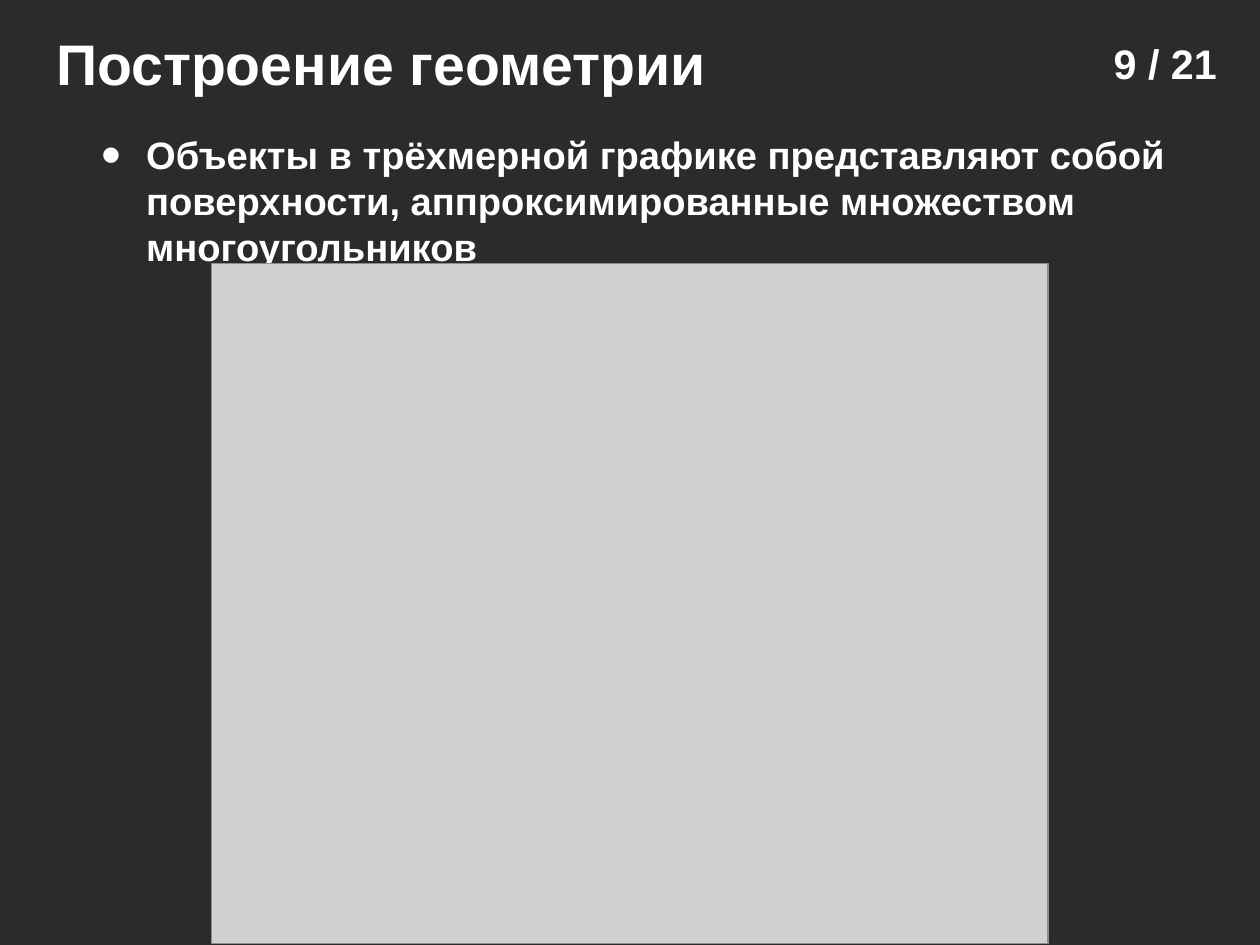
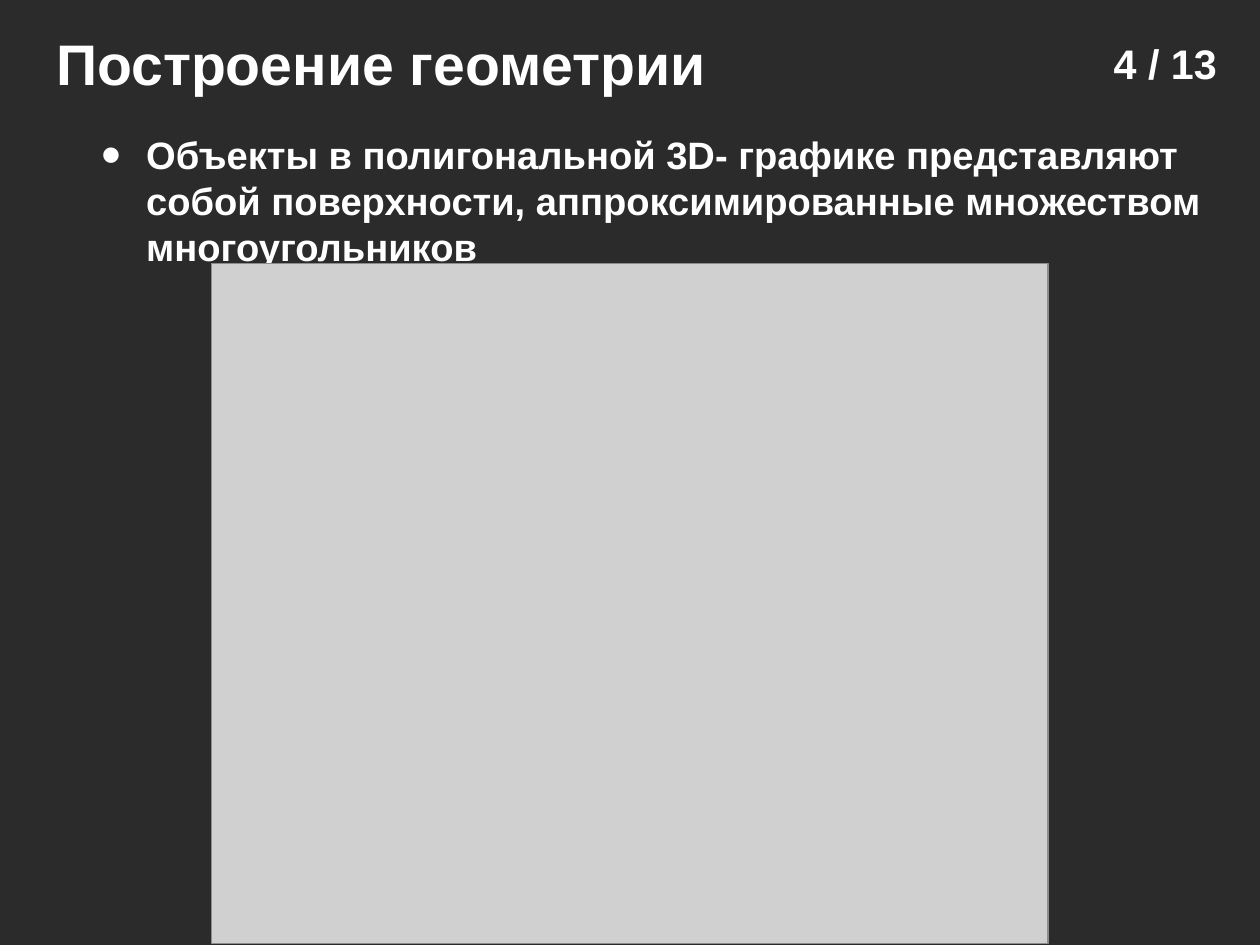
Before and after one commit to icosaeder/vr-lect, a slide deck: slide 4 of Лекции/Лекция 2/Лекция №2.odp (slide 9 before the commit). Drawn at 1260x945 pixels with LibreOffice and Linux fonts; fonts in the diff are those of the drawing; grey boxes stand for pictures; background and template pictures are left out; a plain dark background stands for a picture behind light text. Boxes give left, top, right and bottom in pixels: in the first picture for what was removed or moved away, otherwise in the second. Text is boxed around its words. In the diff, an @@ line names an element or a change of style, - is before the commit and + after.

```diff
--- a/Лекции/Лекция 2/Лекция №2.odp
+++ b/Лекции/Лекция 2/Лекция №2.odp
@@ page number at [1114, 50, 1217, 80]: text changed @@
-9 / 21
+4 / 13
@@ text at [146, 140, 1200, 269]: text changed @@
-• Объекты в трёхмерной графике представляют собой поверхности, аппроксимированные множеством многоугольников
+• Объекты в полигональной 3D- графике представляют собой поверхности, аппроксимированные множеством многоугольников
```
Also in this commit, not shown: 3 other slides changed, 8 slides added, 16 slides removed, 2 other files.
